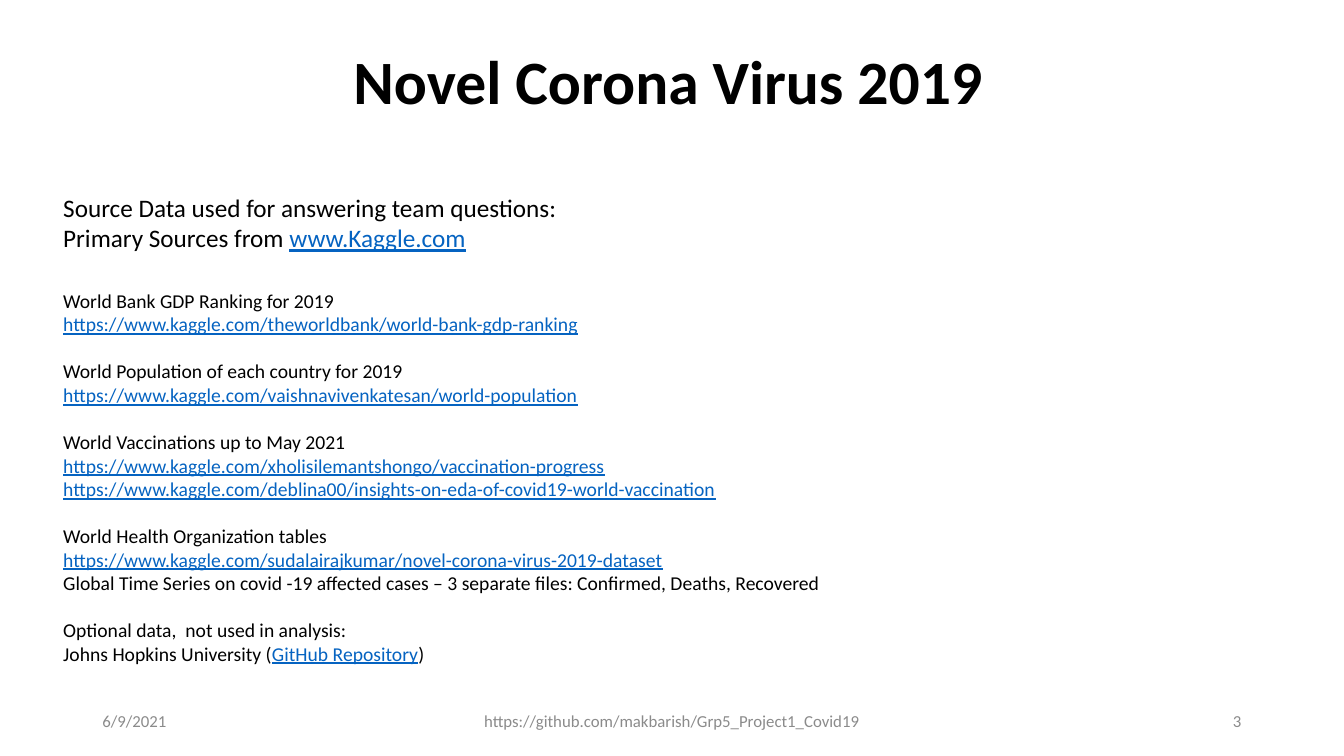
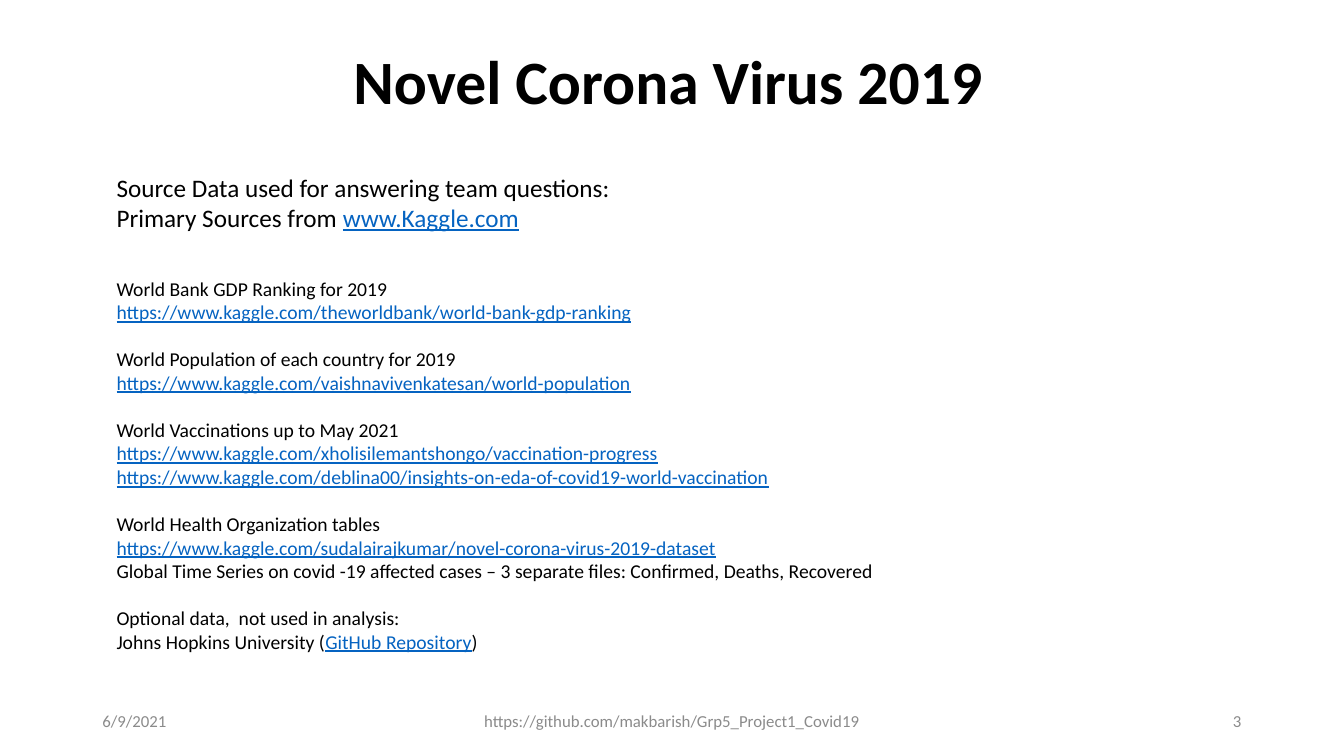
Before and after one commit to makbarish/Grp5_Project1_Covid19, a slide deck: slide 3 of Clay/Novel_Corona_Virus_2019_v2.pptx. Drawn at 1344x756 pixels with LibreOffice and Linux fonts; fonts in the diff are those of the drawing. Boxes give left, top, right and bottom in pixels: in the first picture for what was removed or moved away, otherwise in the second. Text is boxed around its words. In the diff, an @@ line names an element or a change of style, - is before the commit and + after.

```diff
--- a/Clay/Novel_Corona_Virus_2019_v2.pptx
+++ b/Clay/Novel_Corona_Virus_2019_v2.pptx
@@ text "Source Data used for answering ...": place and size @@
-text "Source Data used for answering ..." at (63,199,556,252)
+text "Source Data used for answering ..." at (117,179,610,232)
@@ text "World Bank GDP Ranking for ...": place and size @@
-text "World Bank GDP Ranking for ..." at (63,294,819,664)
+text "World Bank GDP Ranking for ..." at (117,282,873,652)
```
Also in this commit, not shown: 9 other slides changed, 2 slides added.
